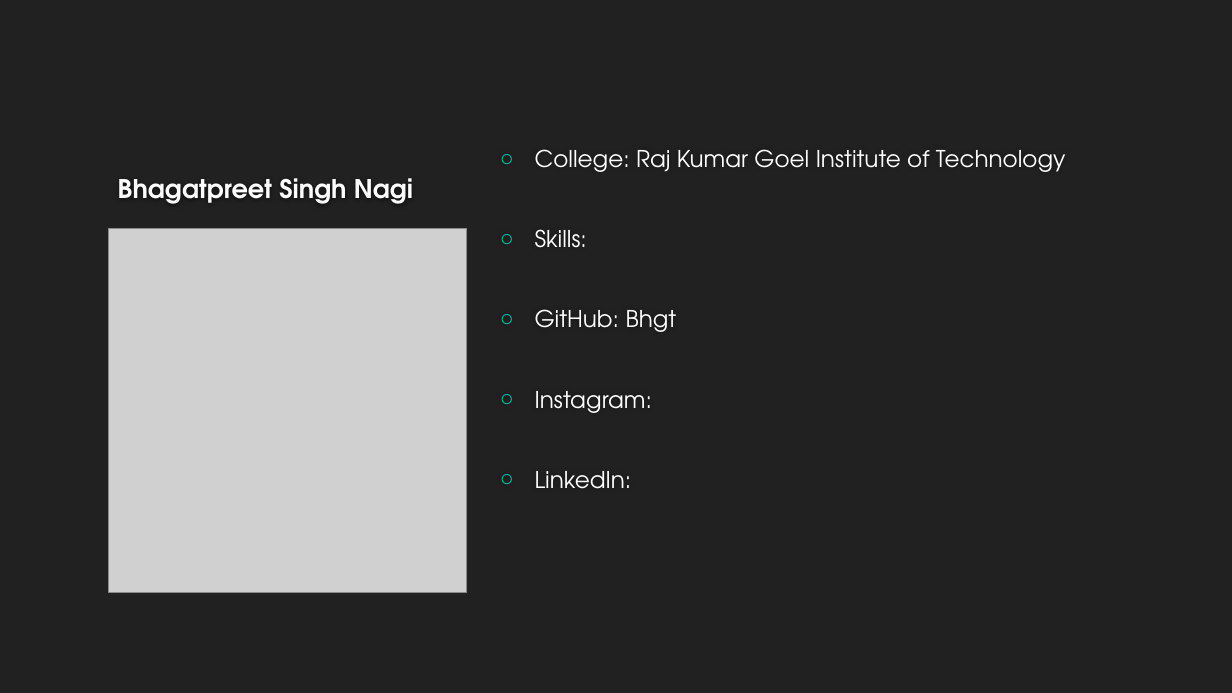
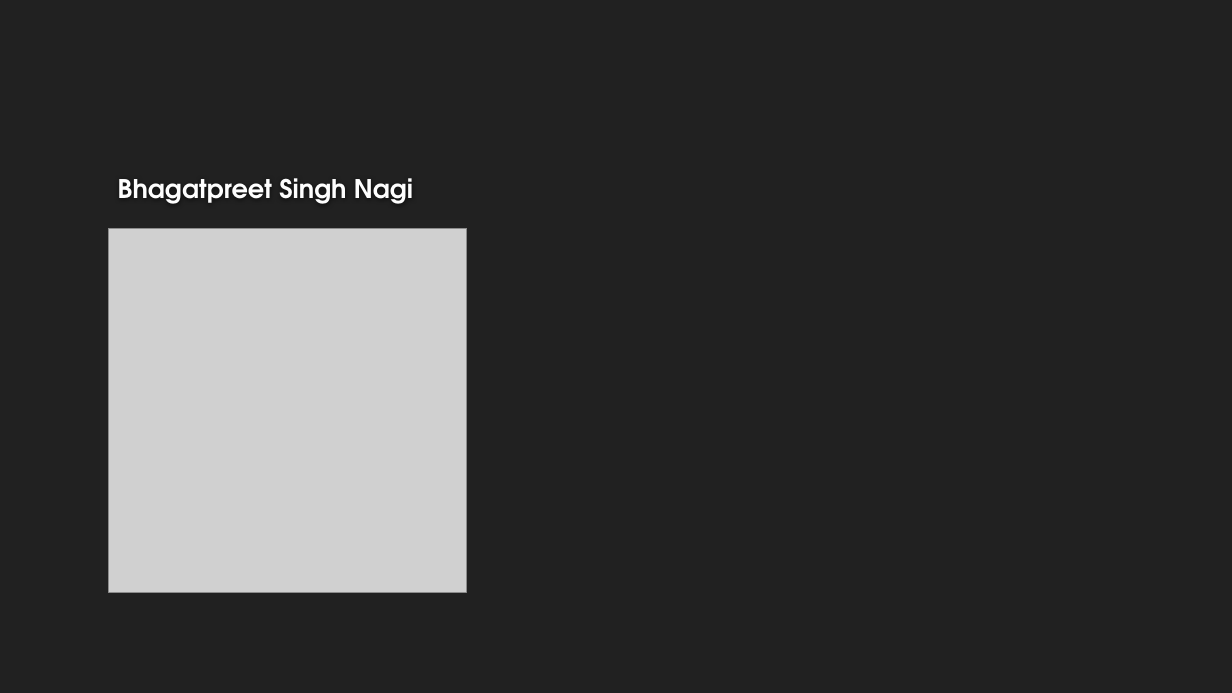
Before and after one commit to amitgit0304/CodeCrafters1, a slide deck: slide 4 of Presentation/Presentation.pptx. Drawn at 1232x693 pixels with LibreOffice and Linux fonts; fonts in the diff are those of the drawing; grey boxes stand for pictures; background and template pictures are left out. Boxes give left, top, right and bottom in pixels: in the first picture for what was removed or moved away, otherwise in the second. Text is boxed around its words. In the diff, an @@ line names an element or a change of style, - is before the commit and + after.

```diff
--- a/Presentation/Presentation.pptx
+++ b/Presentation/Presentation.pptx
@@ text removed at (x1=535, y1=149, x2=1066, y2=489) @@
-○ College: Raj Kumar Goel Institute of Technology
-○ Skills:
-○ GitHub: Bhgt
-○ Instagram:
-○ LinkedIn:
```
Also in this commit, not shown: 5 other slides changed.
